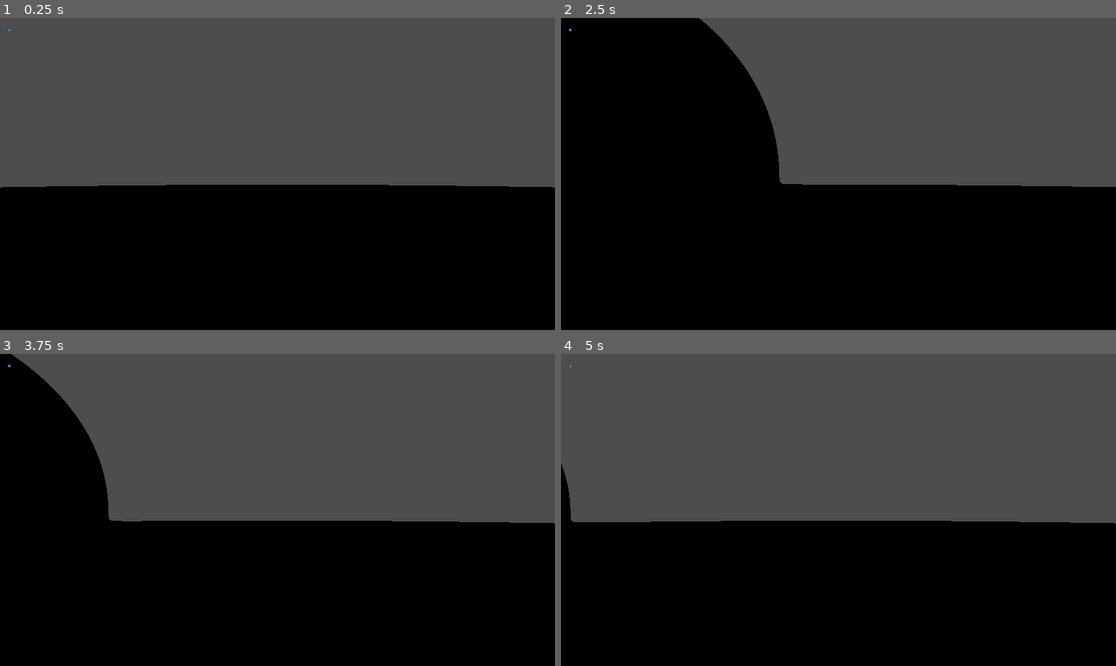
Above: before the commit, frames 1-4 (two rows, left to right).
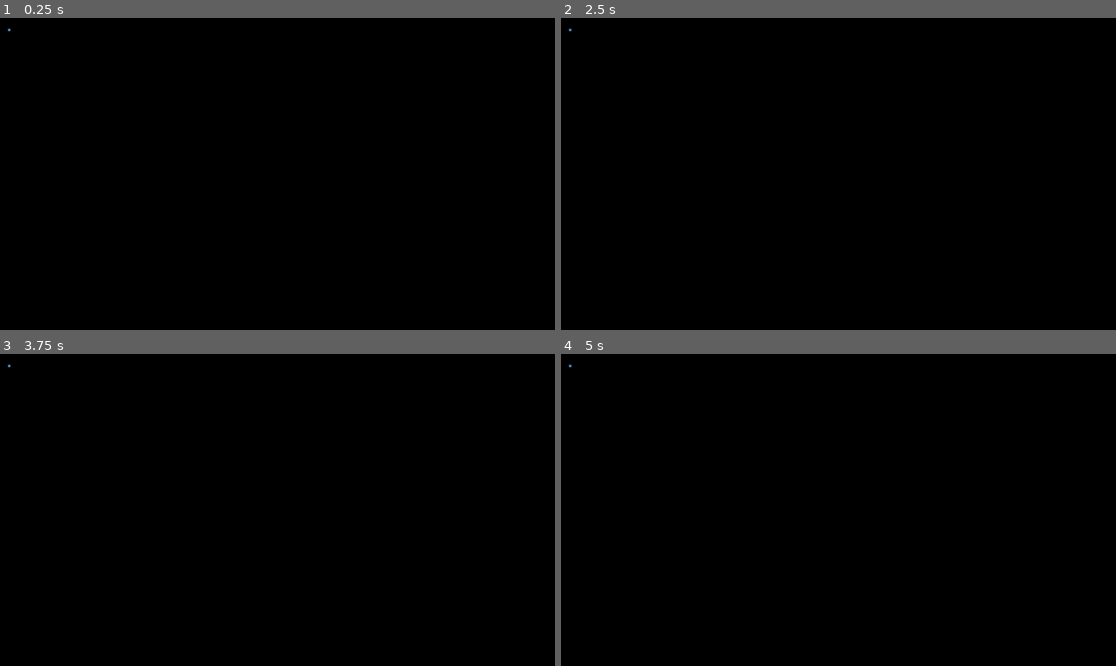
Above: after the commit, the same moments.

Repository: Chustrup/Raymarching---Godot
Game: Godot game, scene res://node_3d.tscn
Two runs of this game, one before a commit and one after it. Both use one fixed random seed, a clock stepped at 60 frames per second and the inputs below. The engine's default icon, where the game draws it, is replaced by a stand-in: a white triangle on a blue panel in a dark square.
Inputs:
- Up to frame 1 (0.25 s): no input
- Up to frame 2 (2.5 s): tap Enter at 0.5 s; tap Space at 2 s
- Up to frame 3 (3.75 s): tap Enter at 3.5 s
- Up to frame 4 (5 s): tap Space at 4.25 s

The runs differ from the first frame. In frame 1, 54% of the frame differs, in the area x 0-100%, y 0-55%; in frame 2, 35%; in frame 3, 46%; in frame 4, 53%.

Commit message:
Fractal of spheres =)

Diff:
--- a/Raymarcher.gdshader
+++ b/Raymarcher.gdshader
@@ -37,24 +37,24 @@
 
 float get_dist(vec3 pos) {
 
-	float sphere = sd_sphere(pos, vec3(sin(TIME * 10.0) * 10.0, 0, 0), 1.0);
+	float sphere = sd_sphere(mod(pos, 1.0) - .5, vec3(0, 0, 0), 0.1);
 	float plane = sd_plane(pos, vec3(0, -3.0, 0));
 
-	return min(plane, sphere);
+	return sphere;
 
 }
 
 vec3 get_normal(vec3 pos) {
-
-
-	float epsilon = 0.01;
+	float epsilon = 0.001;
 	vec2 epsilonVec = vec2(epsilon, 0.0);
 
-	float x = get_dist(pos + epsilonVec.xyy);
-	float y = get_dist(pos + epsilonVec.yxy);
-	float z = get_dist(pos + epsilonVec.yyx);
+	float curr_dist = get_dist(pos);
 
-	return normalize(vec3(x, y, z));
+	float x = get_dist(pos - epsilonVec.xyy);
+	float y = get_dist(pos - epsilonVec.yxy);
+	float z = get_dist(pos - epsilonVec.yyx);
+
+	return normalize(curr_dist - vec3(x, y, z));
 }
 
 
